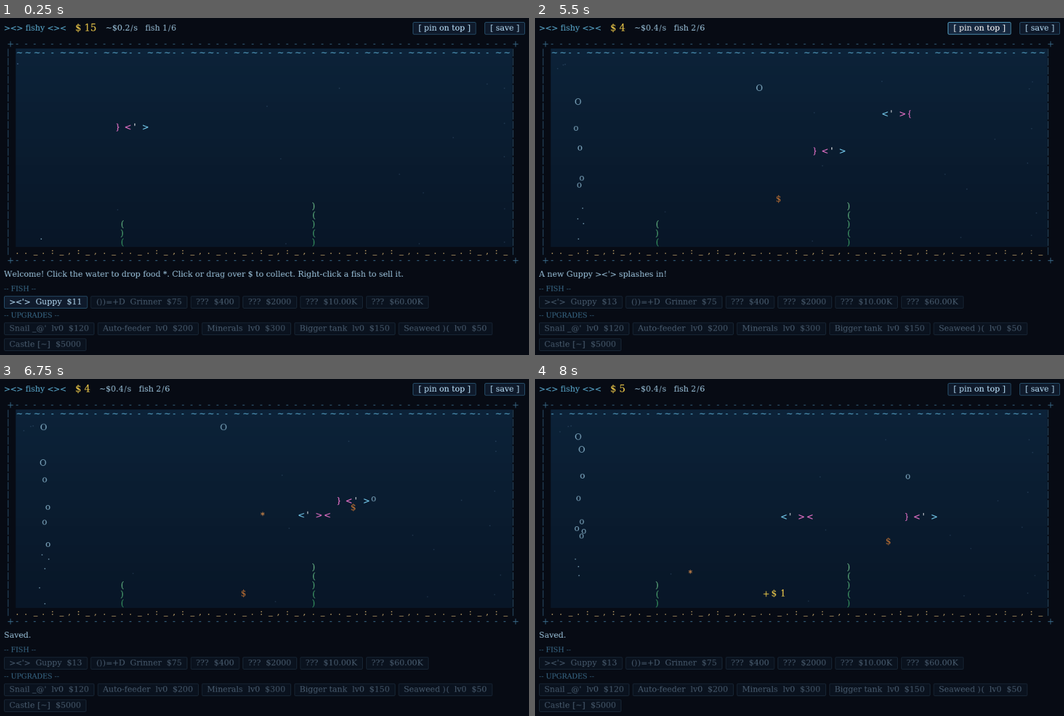
Above: before the commit, frames 1-4 (two rows, left to right).
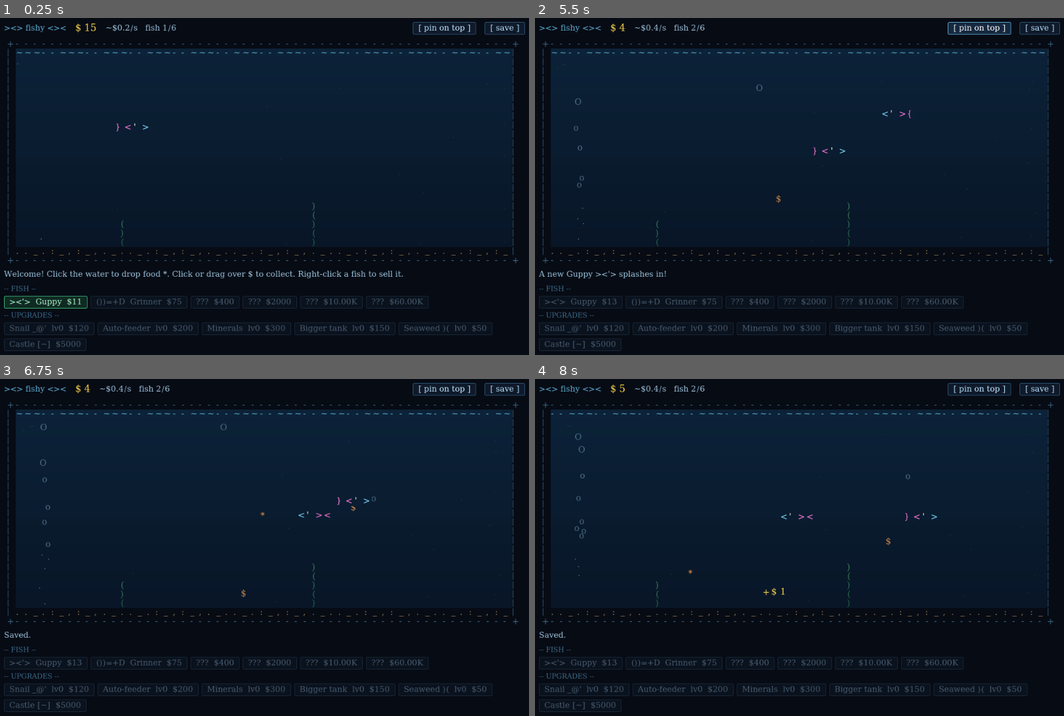
Above: after the commit, the same moments.

Repository: dapss/fishy
Game: Godot game, scene res://main.tscn
Same seed, same stepped clock (60 frames per second), same inputs: the game is played once before the commit and once after it.
Inputs (mouse positions are in pixels of both pictures, inside the frame that each line leads up to):
- Up to frame 1 (0.25 s): no input
- Up to frame 2 (5.5 s): click "[ pin on top ]" at 0.5 s; click "[ unpin ]" at 1.25 s; click "><'> Guppy $11" at 2 s; click "[ pin on top ]" at 2.75 s; click "[ unpin ]" at 3.5 s; click "[ pin on top ]" at 4.25 s; click "[ unpin ]" at 5 s
- Up to frame 3 (6.75 s): click "[ save ]" at 5.75 s; drag from (264, 513) to (317, 473) at 6.52 s
- Up to frame 4 (8 s): drag from (693, 564) to (773, 614) at 7.27 s

The runs differ from the first frame. In frame 1, 0.2% of the frame differs, in the area x 0-96%, y 54-87%; in frame 2, 0.1%; in frame 3, 0.1%; in frame 4, 0.2%.

Commit message:
Fix snail behavior and make the tank easier to read
Snails each patrol their own lane of sand and keep their target until
they reach it, so they no longer bunch up or flip direction constantly.
Landed coins merge into piles, collection popups add up instead of
overlapping, fish hide what swims behind them (big fish in back), the
background is dimmer, hovered fish get an outline, and shop buttons you
can afford are highlighted green.

Diff:
--- a/scripts/main.gd
+++ b/scripts/main.gd
@@ -24,6 +24,8 @@
 var _msg_time := 0.0
 var _refresh_t := 0.0
 var _save_t := 0.0
+var _afford_normal: StyleBoxFlat
+var _afford_hover: StyleBoxFlat
 
 
 func _ready() -> void:
@@ -170,6 +172,13 @@
 	th.set_color("font_pressed_color", "Button", Color("ffffff"))
 	th.set_color("font_disabled_color", "Button", Color("4a5d70"))
 	th.set_color("font_color", "Label", Color("9fc7e0"))
+	# Buttons you can afford right now glow green.
+	_afford_normal = normal.duplicate() as StyleBoxFlat
+	_afford_normal.bg_color = Color("0f2a22")
+	_afford_normal.border_color = Color("3fbf7f")
+	_afford_hover = _afford_normal.duplicate() as StyleBoxFlat
+	_afford_hover.bg_color = Color("16402f")
+	_afford_hover.border_color = Color("7fffb0")
 	return th
 
 
@@ -307,11 +316,13 @@
 			b.text = "???  $" + Data.fmt(cost)
 			b.tooltip_text = "Buy the previous fish to discover this one."
 			b.disabled = true
+			_mark_affordable(b)
 		else:
 			b.text = "%s  %s  $%s" % [sp.icon, sp.name, Data.fmt(cost)]
 			b.tooltip_text = "%s: drops $%s every %ss. You own %d." % [
 				sp.name, Data.fmt(sp.value), str(sp.interval), owned(i)]
 			b.disabled = money < cost or full
+			_mark_affordable(b)
 
 	for key in upgrade_buttons:
 		var b: Button = upgrade_buttons[key]
@@ -320,11 +331,24 @@
 		if lv >= int(u.max):
 			b.text = "%s  MAX" % u.name
 			b.disabled = true
+			_mark_affordable(b)
 		else:
 			var cost := Data.upgrade_cost(key, lv)
 			var lv_txt := "" if int(u.max) == 1 else "  lv%d" % lv
 			b.text = "%s%s  $%s" % [u.name, lv_txt, Data.fmt(cost)]
 			b.disabled = money < cost
+			_mark_affordable(b)
+
+
+func _mark_affordable(b: Button) -> void:
+	if b.disabled:
+		b.remove_theme_stylebox_override("normal")
+		b.remove_theme_stylebox_override("hover")
+		b.remove_theme_color_override("font_color")
+	else:
+		b.add_theme_stylebox_override("normal", _afford_normal)
+		b.add_theme_stylebox_override("hover", _afford_hover)
+		b.add_theme_color_override("font_color", Color("b8ffd6"))
 
 
 # ---------------------------------------------------------------- save / load
--- a/scripts/tank.gd
+++ b/scripts/tank.gd
@@ -26,12 +26,17 @@
 const C_WATER_BOTTOM := Color("081627")
 const C_GLASS := Color("3a6b8a")
 const C_SURFACE := Color("5fb3d9")
-const C_SAND := Color("c2a46b")
-const C_WEED := Color("3fae6a")
+const C_SAND := Color("8a7550")
+const C_WEED := Color("2a6b48")
+const C_WEED_TIP := Color("4a9168")
 const C_FOOD := Color("d98c4a")
-const C_BUBBLE := Color(0.7, 0.9, 1.0, 0.7)
-const C_SNAIL := Color("e0a96d")
-const C_CASTLE := Color("8a8fa3")
+const C_BUBBLE := Color(0.7, 0.9, 1.0, 0.4)
+const C_SNAIL := Color("ff9f6b")
+const C_CASTLE := Color("5d6377")
+const C_COPPER := Color("d08a4a")
+const C_SILVER := Color("dfe6f0")
+const C_GOLD := Color("ffd84d")
+const C_GEM := Color("7ff9ff")
 const C_FEEDER := Color("9fb3c8")
 
 
@@ -118,8 +123,10 @@
 	for fd in foods:
 		fd.pos.x = clamp(fd.pos.x, 1.0, cols - 2.0)
 		fd.pos.y = min(fd.pos.y, floor_y())
-	for s in snails:
-		s.x = clamp(s.x, 1.0, cols - 4.0)
+	for i in snails.size():
+		var lane := _snail_lane(i)
+		snails[i].x = clamp(snails[i].x, max(1.0, lane.x - 1.0), min(cols - 4.0, max(lane.x - 1.0, lane.y - 2.0)))
+		snails[i].target = null
 
 
 func sand_row() -> int:
@@ -237,10 +244,17 @@
 
 
 func set_snails(n: int) -> void:
-	while snails.size() < n:
-		snails.append({"x": randf_range(2, cols - 5), "dir": 1, "speed": 3.0})
 	while snails.size() > n:
 		snails.pop_back()
+	while snails.size() < n:
+		snails.append({"x": 2.0, "dir": 1, "speed": 4.0, "target": null,
+			"rest": 0.0, "idle_x": 2.0, "moving": false})
+	# Lanes changed: start every snail in the middle of its lane.
+	for i in snails.size():
+		var lane := _snail_lane(i)
+		snails[i].x = clamp((lane.x + lane.y) * 0.5 - 1.0, 1.0, cols - 4.0)
+		snails[i].target = null
+		snails[i].rest = 0.0
 
 
 func set_weeds(n: int) -> void:
@@ -340,7 +354,7 @@
 				f.coin_timer = 0.0
 				coins.append({
 					"pos": f.pos + Vector2(f.w * 0.5, f.h * 0.5),
-					"value": fish_value(f), "landed": false, "life": 90.0,
+					"value": fish_value(f), "landed": false, "life": COIN_LIFE, "count": 1,
 				})
 
 
@@ -367,6 +381,16 @@
 				foods.remove_at(i)
 
 
+const COIN_LIFE := 90.0
+
+
+func _has_coin(target) -> bool:
+	for c in coins:
+		if is_same(c, target):
+			return true
+	return false
+
+
 func _update_coins(dt: float) -> void:
 	for i in range(coins.size() - 1, -1, -1):
 		var c: Dictionary = coins[i]
@@ -375,39 +399,68 @@
 			if c.pos.y >= floor_y():
 				c.pos.y = floor_y()
 				c.landed = true
+				# Land on a nearby pile instead of making a new coin.
+				for other in coins:
+					if not is_same(other, c) and other.landed and abs(other.pos.x - c.pos.x) < 2.0:
+						other.value += c.value
+						other.count += c.count
+						other.life = COIN_LIFE
+						coins.remove_at(i)
+						break
 		else:
 			c.life -= dt
 			if c.life <= 0.0:
 				coins.remove_at(i)
 
 
+# The sand is split into one lane per snail. Each snail only looks after
+# its own lane, so they spread out instead of bunching up, and it keeps
+# its current target until it reaches it, so it doesn't flip-flop.
+func _snail_lane(i: int) -> Vector2:
+	var n: int = max(1, snails.size())
+	var width := float(cols - 2) / n
+	return Vector2(1.0 + i * width, 1.0 + (i + 1) * width)   # [from, to) in cells
+
+
 func _update_snails(dt: float) -> void:
-	var claimed := []   # each snail goes after a different coin
-	for s in snails:
-		var target_x := -1.0
-		var target = null
-		var best := INF
-		for c in coins:
-			if (c.landed or c.pos.y > floor_y() - 1.5) and not claimed.has(c):
-				var d: float = abs(c.pos.x - (s.x + 1.0))
-				if d < best:
-					best = d
-					target_x = c.pos.x
-					target = c
-		if target != null:
-			claimed.append(target)
-		if target_x >= 0.0:
-			s.dir = 1 if target_x > s.x + 1.0 else -1
-		elif s.x <= 1.5:
-			s.dir = 1
-		elif s.x >= cols - 5.0:
-			s.dir = -1
-		s.x = clamp(s.x + s.dir * s.speed * dt, 1.0, cols - 4.0)
-		# Collect anything under the snail.
-		for i in range(coins.size() - 1, -1, -1):
-			var c: Dictionary = coins[i]
-			if c.pos.y > floor_y() - 1.5 and abs(c.pos.x - (s.x + 1.0)) < 1.6:
-				_collect(i)
+	for i in snails.size():
+		var s: Dictionary = snails[i]
+		var lane := _snail_lane(i)
+		var center: float = s.x + 1.0
+		# Drop the target if it was collected or faded.
+		if s.target != null and not _has_coin(s.target):
+			s.target = null
+		if s.target == null:
+			var best := INF
+			for c in coins:
+				if c.landed and c.pos.x >= lane.x and c.pos.x < lane.y:
+					var d: float = abs(c.pos.x - center)
+					if d < best:
+						best = d
+						s.target = c
+		var goal := -1.0
+		if s.target != null:
+			goal = s.target.pos.x
+		else:
+			# Nothing to do: rest, then amble to a new spot in the lane.
+			s.rest -= dt
+			if s.rest <= 0.0:
+				s.rest = randf_range(3.0, 8.0)
+				s.idle_x = randf_range(lane.x + 1.0, max(lane.x + 1.0, lane.y - 2.0))
+			goal = s.idle_x
+		var dx: float = goal - center
+		var spd: float = s.speed if s.target != null else s.speed * 0.4
+		s.moving = abs(dx) > 0.3
+		if s.moving:
+			s.dir = 1 if dx > 0.0 else -1
+			s.x += sign(dx) * min(abs(dx), spd * dt)
+		s.x = clamp(s.x, lane.x - 1.0, max(lane.x - 1.0, lane.y - 2.0))
+		s.x = clamp(s.x, 1.0, cols - 4.0)
+		# Collect any landed coin under the snail.
+		for j in range(coins.size() - 1, -1, -1):
+			var c: Dictionary = coins[j]
+			if c.landed and abs(c.pos.x - (s.x + 1.0)) < 1.6:
+				_collect(j)
 
 
 func _update_bubbles(dt: float) -> void:
@@ -484,11 +537,25 @@
 	var c: Dictionary = coins[i]
 	coins.remove_at(i)
 	money_earned.emit(c.value)
-	_popup("+$" + Data.fmt(c.value), c.pos + Vector2(0, -0.6), Color("ffd84d"))
-
-
-func _popup(text: String, p: Vector2, color: Color) -> void:
-	popups.append({"text": text, "pos": p, "life": 1.2, "color": color})
+	# Collections close together in time and space add up into one popup.
+	for p in popups:
+		if p.has("amount") and p.life > 0.7 and abs(p.pos.x - c.pos.x) < 8.0 and abs(p.pos.y - c.pos.y) < 3.0:
+			p.amount += c.value
+			p.text = "+$" + Data.fmt(p.amount)
+			p.life = 1.2
+			return
+	var np := _popup("+$" + Data.fmt(c.value), c.pos + Vector2(0, -0.8), Color("ffd84d"))
+	np["amount"] = c.value
+
+
+func _popup(text: String, p: Vector2, color: Color) -> Dictionary:
+	# Nudge upward so new popups don't print on top of existing ones.
+	for other in popups:
+		if abs(other.pos.y - p.y) < 0.9 and abs(other.pos.x - p.x) < (String(other.text).length() + text.length()) * 0.5 + 1.0:
+			p.y = other.pos.y - 1.0
+	var d := {"text": text, "pos": p, "life": 1.2, "color": color}
+	popups.append(d)
+	return d
 
 
 # ---------------------------------------------------------------- input
@@ -536,6 +603,12 @@
 			draw_char(font, base + Vector2(i * cell.x, 0).round(), ch, font_size, color)
 
 
+func _water_color(y: float) -> Color:
+	var water_rows := sand_row() - 1
+	var t: float = clampf((floor(y) - 1.0) / maxf(1.0, water_rows - 1.0), 0.0, 1.0)
+	return C_WATER_TOP.lerp(C_WATER_BOTTOM, t)
+
+
 func _draw() -> void:
 	if font == null:
 		return
@@ -543,13 +616,12 @@
 	# Water, a little darker toward the bottom.
 	var water_rows := sand_row() - 1
 	for r in water_rows:
-		var t: float = float(r) / maxf(1.0, water_rows - 1.0)
 		draw_rect(Rect2(origin + Vector2(cell.x, (r + 1) * cell.y), Vector2((cols - 2) * cell.x, cell.y)),
-			C_WATER_TOP.lerp(C_WATER_BOTTOM, t))
+			_water_color(r + 1))
 
 	# Drifting specks in the water.
 	for m in motes:
-		_put(m.pos.x, m.pos.y, ".", Color(0.6, 0.8, 1.0, 0.18))
+		_put(m.pos.x, m.pos.y, ".", Color(0.6, 0.8, 1.0, 0.12))
 
 	# Glass.
 	var inner := cols - 2
@@ -582,14 +654,14 @@
 		var h: int = min(int(wd.h), sand_row() - 3)
 		for k in h:
 			var ch := "(" if (k + int(time * 1.5 + wd.phase)) % 2 == 0 else ")"
-			_put(x, sand_row() - 1 - k, ch, C_WEED.lerp(Color("8be0a4"), float(k) / max(1, h)))
+			_put(x, sand_row() - 1 - k, ch, C_WEED.lerp(C_WEED_TIP, float(k) / max(1, h)))
 
 	# Castle.
 	if has_castle:
 		var cx: float = floor(cols * 0.62)
 		for k in CASTLE.size():
 			_put(cx, sand_row() - CASTLE.size() + k, CASTLE[k], C_CASTLE)
-		_put(cx + 3, sand_row() - CASTLE.size(), ">" if int(time * 2.0) % 2 == 0 else "}", Color("ff6f6f"))
+		_put(cx + 3, sand_row() - CASTLE.size(), ">" if int(time * 2.0) % 2 == 0 else "}", Color("b85a5a"))
 
 	# Auto-feeder hanging at the surface.
 	if feeder_level > 0:
@@ -603,20 +675,29 @@
 		var ch := "." if prog < 0.3 else ("o" if prog < 0.75 else "O")
 		_put(b.pos.x, b.pos.y, ch, C_BUBBLE)
 
+	for s in snails:
+		_put(s.x, floor_y(), SNAIL_RIGHT if s.dir > 0 else SNAIL_LEFT, C_SNAIL)
+
+	# Coins: a pile grows as more coins land on it; color shows its value.
 	for c in coins:
 		if c.landed and c.life < 15.0 and fmod(time, 0.5) < 0.2:
 			continue
+		var n: int = c.count
+		var glyph := "$" if n <= 1 else ("$$" if n <= 3 else "<$>")
 		var v: float = c.value
+		var col := C_COPPER
 		if v >= 1000.0:
-			_put(c.pos.x, c.pos.y, "<>", Color("7ff9ff"))
-		else:
-			var col := Color("c87533") if v < 10.0 else (Color("d8dde6") if v < 100.0 else Color("ffd84d"))
-			_put(c.pos.x, c.pos.y, "$", col)
-
-	for s in snails:
-		_put(s.x, floor_y(), SNAIL_RIGHT if s.dir > 0 else SNAIL_LEFT, C_SNAIL)
-
-	for f: Fish in fishes:
+			col = C_GEM
+		elif v >= 100.0:
+			col = C_GOLD
+		elif v >= 10.0:
+			col = C_SILVER
+		_put(c.pos.x - (glyph.length() - 1) * 0.5, c.pos.y, glyph, col)
+
+	# Big fish swim behind small ones.
+	var order := fishes.duplicate()
+	order.sort_custom(func(a, b): return a.w * a.h > b.w * b.h)
+	for f: Fish in order:
 		_draw_fish(f)
 
 	for p in popups:
@@ -649,15 +730,31 @@
 		var c: Color = palette[key]
 		c = c.lerp(gray, dim)
 		if f == hovered:
-			c = c.lightened(0.3)
+			c = c.lightened(0.15)
 		palette[key] = c
 
 	var bob := sin(time * 2.0 + f.phase) * 0.12
 	var blinking := f.blink > 0.0 or f.hunger >= 1.0
+
+	if f == hovered:
+		var pad := Vector2(cell.x * 0.6, cell.y * 0.35)
+		var r := Rect2(origin + Vector2(f.pos.x * cell.x, (f.pos.y + bob) * cell.y) - pad,
+			Vector2(f.w * cell.x, f.h * cell.y) + pad * 2.0)
+		var oc: Color = body
+		oc.a = 0.45
+		draw_rect(r, oc, false, 1.0)
+
 	for k in spr.size():
 		var row: String = spr[k]
 		var mrow: String = mask[k]
-		var base := origin + Vector2(f.pos.x * cell.x, (f.pos.y + k + bob) * cell.y + ascent)
+		var y := f.pos.y + k + bob
+		# Paint water behind this row so the fish hides whatever swims behind it.
+		var first := row.length() - row.lstrip(" ").length()
+		var last := row.rstrip(" ").length()
+		if last > first:
+			draw_rect(Rect2(origin + Vector2((f.pos.x + first) * cell.x, y * cell.y),
+				Vector2((last - first) * cell.x, cell.y)), _water_color(y))
+		var base := origin + Vector2(f.pos.x * cell.x, y * cell.y + ascent)
 		for i in row.length():
 			var ch := row[i]
 			if ch == " ":
